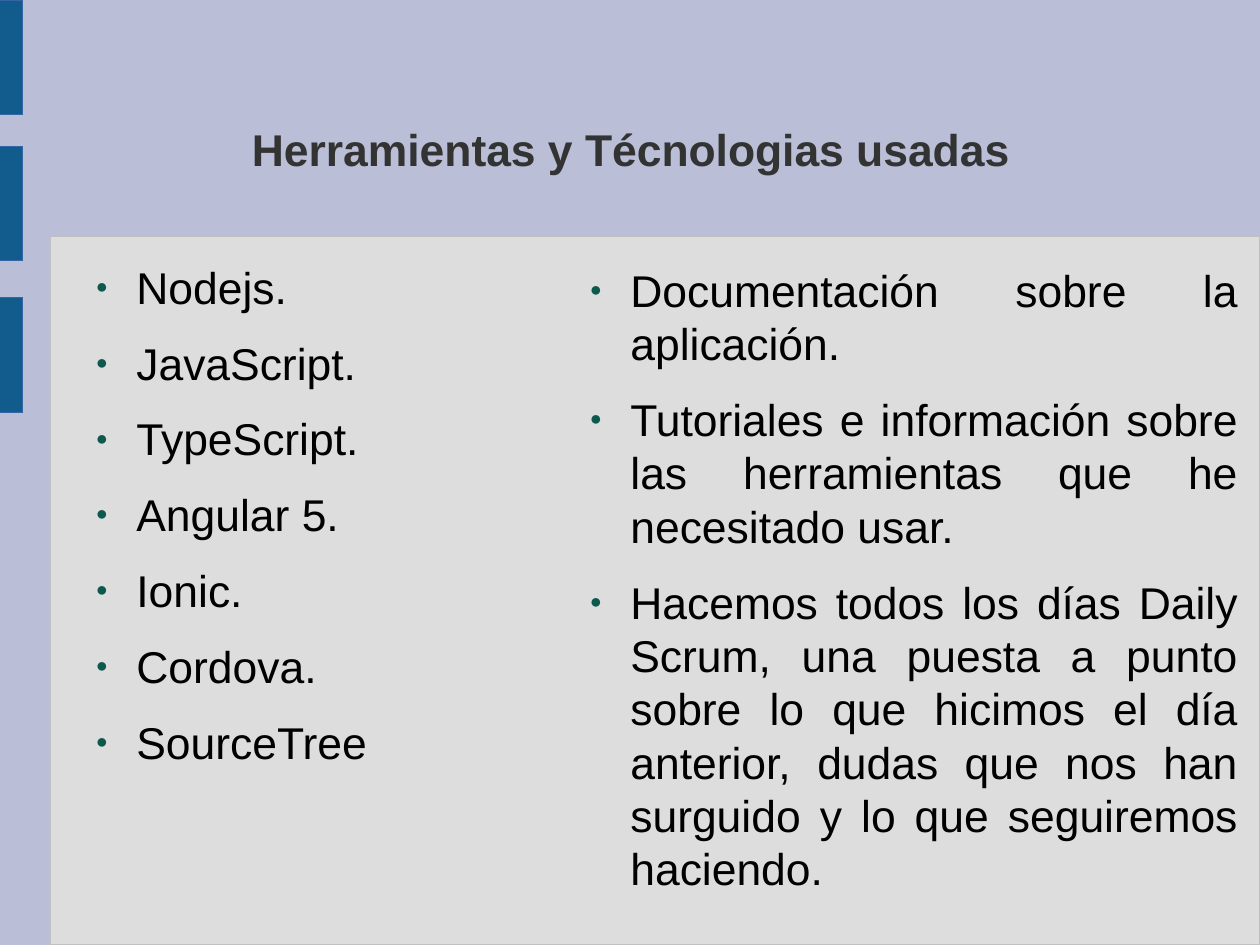
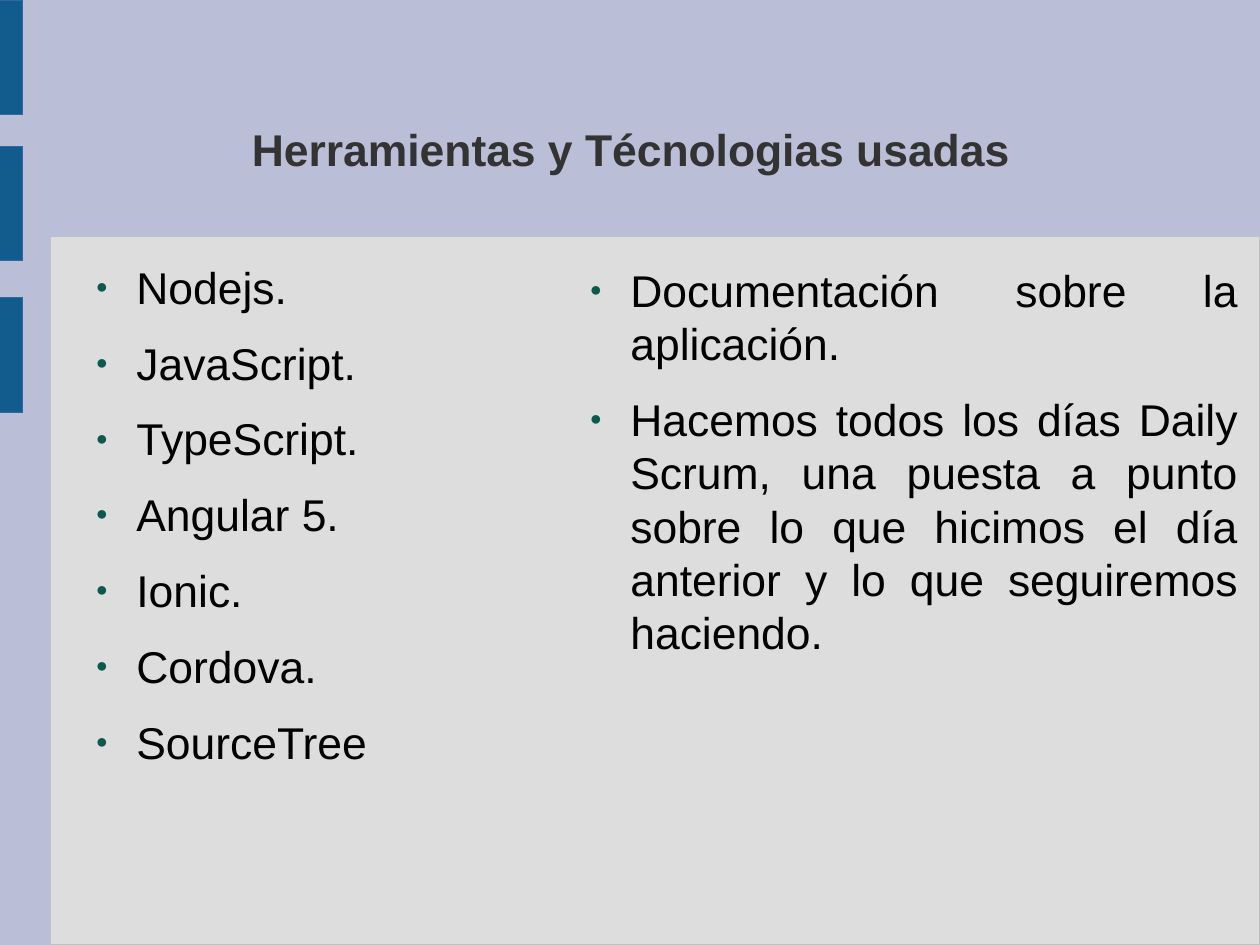
Before and after one commit to adriansanchezramirez/presentacion-empresa, a slide deck: slide 4 of Presentación.odp. Drawn at 1260x945 pixels with LibreOffice and Linux fonts; fonts in the diff are those of the drawing. Boxes give left, top, right and bottom in pixels: in the first picture for what was removed or moved away, otherwise in the second. Text is boxed around its words. In the diff, an @@ line names an element or a change of style, - is before the commit and + after.

```diff
--- a/Presentación.odp
+++ b/Presentación.odp
@@ text at bbox=[630, 403, 1238, 650]: text changed @@
-● Tutoriales e información sobre las herramientas que he necesitado usar.
-● Hacemos todos los días Daily Scrum, una puesta a punto sobre lo que hicimos el día anterior, dudas que nos han surguido y lo que seguiremos haciendo.
+● Hacemos todos los días Daily Scrum, una puesta a punto sobre lo que hicimos el día anterior y lo que seguiremos haciendo.
```
Also in this commit, not shown: 2 other slides changed, 1 slide added, 4 other files.
